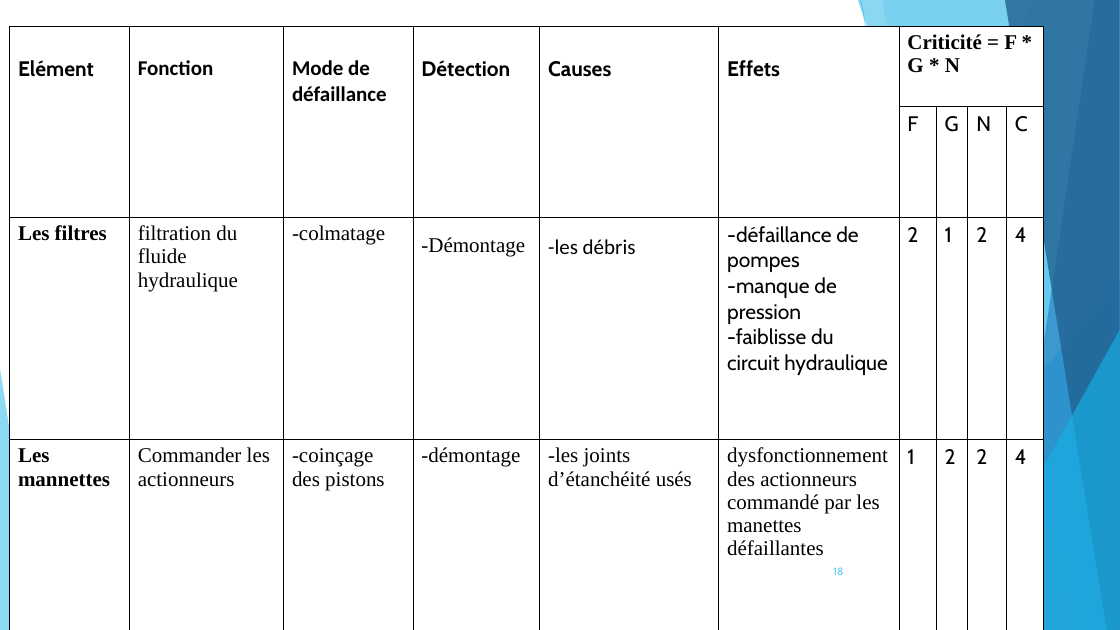
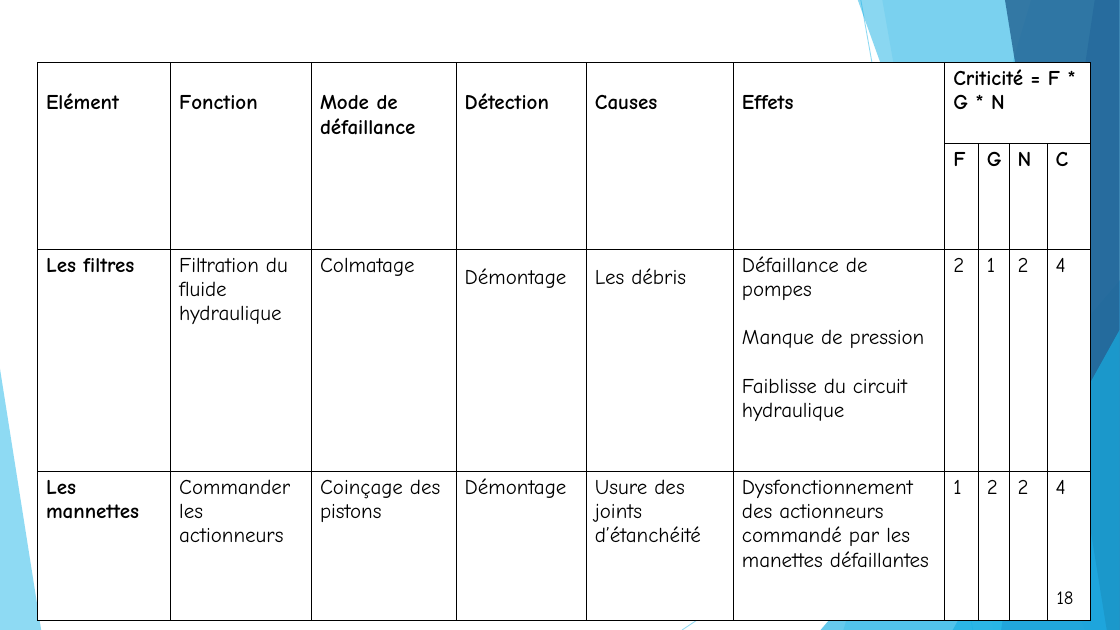
Before and after one commit to OussamaTeyib/PFE_2024, a slide deck: slide 18 of Présentation.pptx. Drawn at 1120x630 pixels with LibreOffice and Linux fonts; fonts in the diff are those of the drawing. Boxes give left, top, right and bottom in pixels: in the first picture for what was removed or moved away, otherwise in the second. Text is boxed around its words. In the diff, an @@ line names an element or a change of style, - is before the commit and + after.

```diff
--- a/Présentation.pptx
+++ b/Présentation.pptx
@@ table at [38, 62, 1092, 572] @@
-row 3: Les filtres | filtration du fluide hydraulique | -colmatage | -Démontage | -les débris | -défaillance de pompes / -manque de pression / -faiblisse du circuit hydraulique | 2 | 1 | 2 | 4
+row 3: Les filtres | Filtration du fluide hydraulique | Colmatage | Démontage | Les débris | Défaillance de pompes / Manque de pression / Faiblisse du circuit hydraulique | 2 | 1 | 2 | 4
-row 4: Les mannettes | Commander les actionneurs | -coinçage des pistons | -démontage | -les joints d’étanchéité usés | dysfonctionnement des actionneurs commandé par les manettes défaillantes | 1 | 2 | 2 | 4
+row 4: Les mannettes | Commander les actionneurs | Coinçage des pistons | Démontage | Usure des joints d’étanchéité | Dysfonctionnement des actionneurs / commandé par les manettes défaillantes | 1 | 2 | 2 | 4
@@ font Cabin to Comic Neue in "Elément", "Détection", "Causes", "Effets" and 12 more places @@
@@ font Calibri to Comic Neue in "Fonction", "Mode de défaillance" @@
@@ font Times New Roman to Comic Neue in "Criticité = F * G * N", "Les filtres", "Les mannettes", "Commander les actionneurs" @@
@@ bold on in "F", "G", "N", "C" @@
@@ table: place and size @@
-table at [9, 26, 1044, 588]
+table at [38, 62, 1092, 572]
@@ page number: place and size @@
-page number at [833, 567, 843, 575]
+page number at [1032, 581, 1098, 614]
@@ page number at [1032, 581, 1098, 614]: size 9 to 16 pt, font Cabin to Comic Neue, text colour #5FCBEF to #000000; alignment right to centre; fill none to #FFFFFF; outline none to #000000 1.5 pt @@
```
Also in this commit, not shown: 22 other slides changed, 1 slide added, 1 slide removed, 5 other files.
